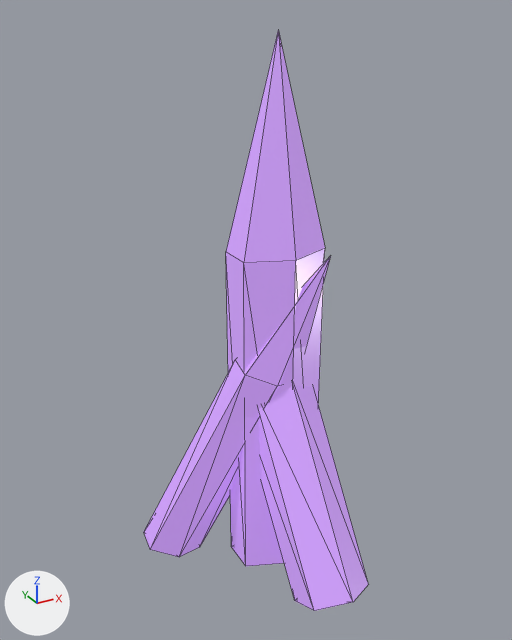
The glTF model public/models/props/cryst4a.glb: old version first, new version second.
One viewpoint serves both versions: a camera (50 mm lens) standing at (-3.13, -5.61, 6.27) and looking at (-0.05, -0.01, 3.46). Lighting does not change. The marker at lower left points along +X, +Y and +Z. The first picture is the older version. Mesh edges are drawn as thin lines. Vertices at exactly the same position are counted once.

Objects in the first picture: 'shard'.
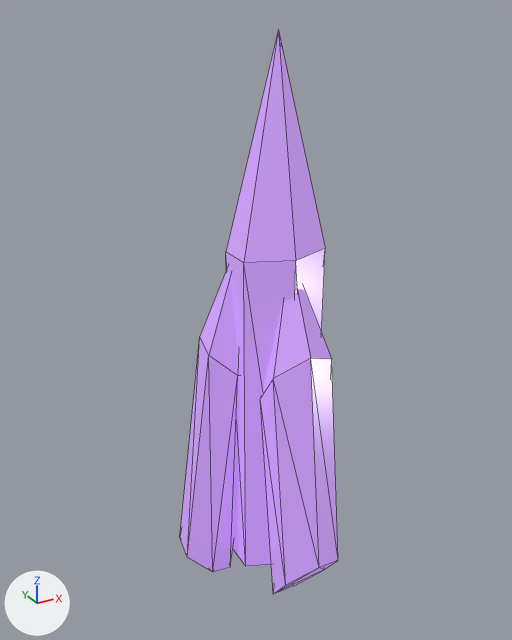
What differs and where, as boxes (x1, y1, x2, y2) in the pictures (512 x 640 px; the box of a moved part takes in the faces that stretch with it):
'shard', reshaped (29% narrower): before (144, 30, 368, 611); after (180, 30, 338, 594)
part 1 of me_shard, moved or reshaped: before (144, 256, 368, 611); after (180, 269, 338, 594)

The change, as a list of edits to the scene's bpy script:
```text
Change me_shard:
    used by ob_shard; location = (0.0, 0.0, 0.0)
    remove me_shard.from_pydata(...)  # 39 vertices, 66 faces; spans x -1.1..0.75, y -1.28..0.98, z 0.29..6.1
    add me_shard.from_pydata(...)  # 39 vertices, 66 faces; spans x -0.75..0.75, y -0.7..0.7, z 0.0..6.1
    me_shard part 1
    me_shard.vertices[13].co: (0.64, -0.26, 4.09) -> (-0.01, 0.3, 4.34)  # pixel (330, 255) -> not seen
    me_shard.vertices[14].co: (-0.76, 0.98, 0.54) -> (-0.46, 0.7, 0.47)
    me_shard.vertices[15].co: (0.15, 0.34, 2.87) -> (-0.16, 0.59, 3.04)
    me_shard.vertices[16].co: (-0.46, 0.87, 0.39) -> (-0.19, 0.59, 0.22)
    me_shard.vertices[17].co: (0.46, 0.22, 2.72) -> (0.11, 0.48, 2.79)
    me_shard.vertices[18].co: (-0.47, 0.62, 0.33) -> (-0.2, 0.36, 0.11)  # pixel (199, 547) -> pixel (230, 567)
    me_shard.vertices[19].co: (0.44, -0.02, 2.66) -> (0.09, 0.25, 2.68)
    me_shard.vertices[20].co: (-0.8, 0.49, 0.42) -> (-0.48, 0.24, 0.25)  # pixel (179, 557) -> pixel (212, 572)
    me_shard.vertices[21].co: (0.12, -0.15, 2.75) -> (-0.19, 0.13, 2.82)  # pixel (277, 386) -> pixel (237, 375)
    me_shard.vertices[22].co: (-1.1, 0.61, 0.57) -> (-0.75, 0.36, 0.5)  # pixel (150, 549) -> pixel (187, 557)
    me_shard.vertices[23].co: (-0.19, -0.04, 2.9) -> (-0.45, 0.25, 3.07)  # pixel (245, 375) -> pixel (208, 355)
    me_shard.vertices[24].co: (-1.08, 0.85, 0.63) -> (-0.74, 0.59, 0.61)  # pixel (143, 532) -> pixel (179, 537)
    me_shard.vertices[25].co: (-0.17, 0.21, 2.96) -> (-0.44, 0.48, 3.18)  # pixel (235, 359) -> pixel (199, 336)
    me_shard.vertices[26].co: (0.24, 0.93, 3.82) -> (0.32, -0.02, 4.12)
    me_shard.vertices[27].co: (0.4, -0.5, 0.29) -> (0.36, -0.18, 0.0)  # not seen -> pixel (293, 586)
    me_shard.vertices[28].co: (0.3, 0.67, 2.43) -> (0.33, 0.09, 2.43)
    me_shard.vertices[29].co: (0.74, -0.69, 0.41) -> (0.71, -0.31, 0.2)  # not seen -> pixel (324, 569)
    me_shard.vertices[30].co: (0.64, 0.48, 2.55) -> (0.68, -0.04, 2.63)
    me_shard.vertices[31].co: (0.74, -1.08, 0.62) -> (0.7, -0.57, 0.56)  # pixel (368, 584) -> pixel (338, 560)
    me_shard.vertices[32].co: (0.64, 0.09, 2.76) -> (0.67, -0.3, 2.99)  # not seen -> pixel (331, 359)
    me_shard.vertices[33].co: (0.39, -1.28, 0.71) -> (0.35, -0.7, 0.71)  # pixel (353, 602) -> pixel (319, 567)
    me_shard.vertices[34].co: (0.29, -0.11, 2.85) -> (0.33, -0.43, 3.14)  # not seen -> pixel (310, 358)
    me_shard.vertices[35].co: (0.05, -1.09, 0.59) -> (0.01, -0.57, 0.51)  # pixel (314, 610) -> pixel (285, 585)
    me_shard.vertices[36].co: (-0.05, 0.09, 2.73) -> (-0.02, -0.3, 2.94)  # not seen -> pixel (273, 378)
    me_shard.vertices[37].co: (0.05, -0.7, 0.38) -> (0.02, -0.31, 0.15)  # pixel (294, 600) -> pixel (273, 594)
    me_shard.vertices[38].co: (-0.05, 0.47, 2.52) -> (-0.01, -0.04, 2.58)  # not seen -> pixel (260, 398)
```
